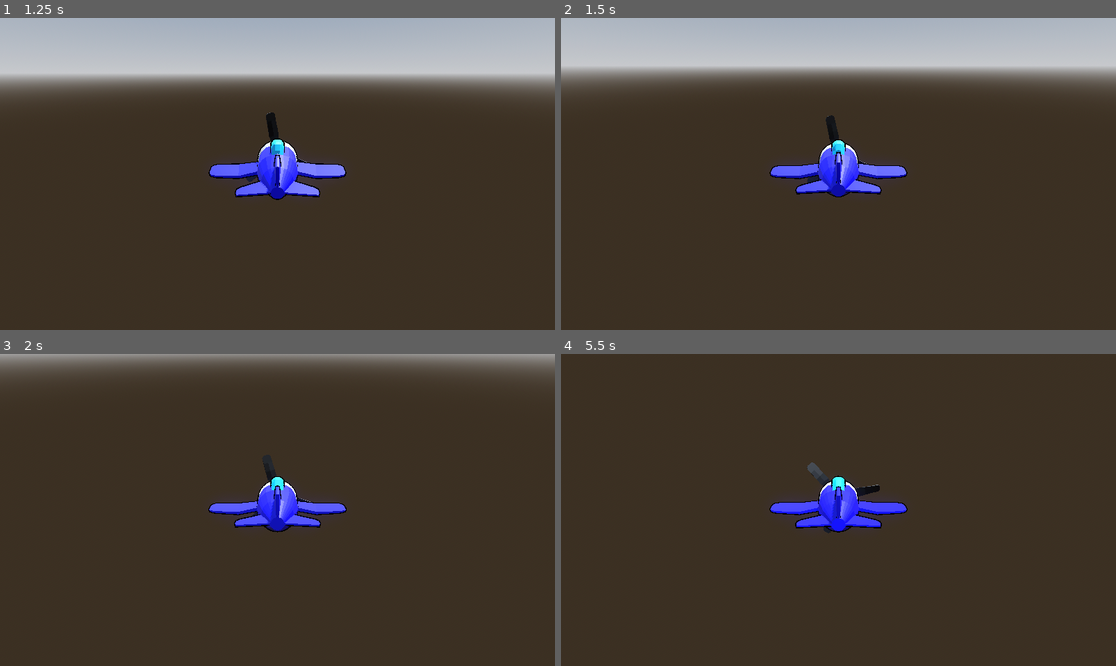
Above: before the commit, frames 1-4 (two rows, left to right).
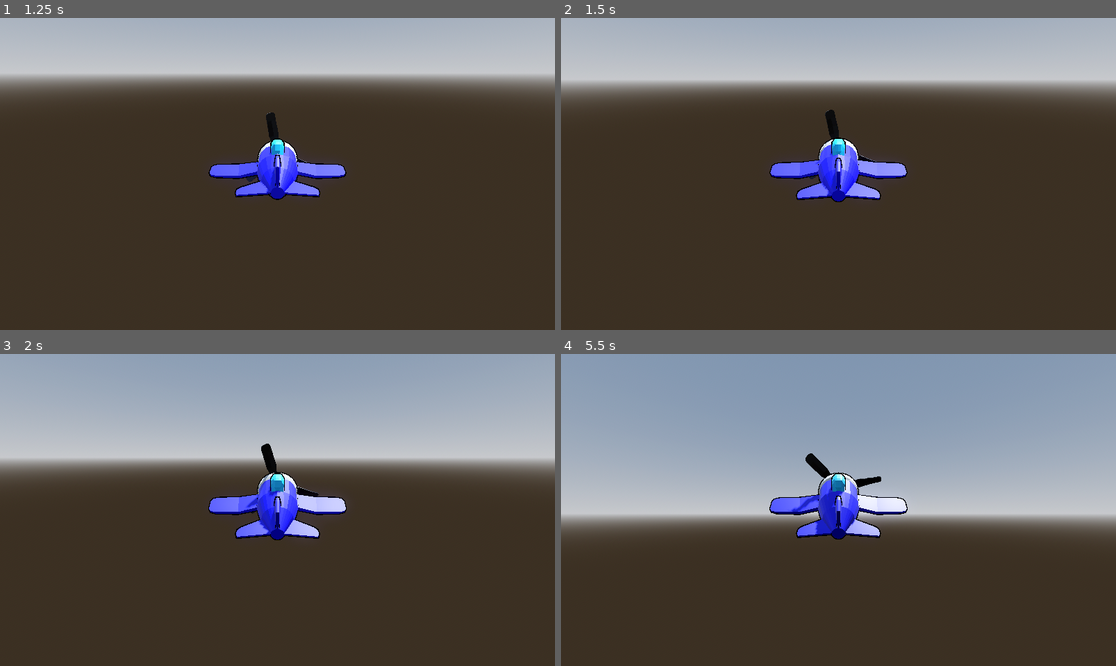
Above: after the commit, the same moments.

Repository: andresTapari/airplane_racing_game
Game: Godot game, scene res://scenes/main_lvl/main_lvl.tscn
The game is run twice, just before and just after one commit, with the same random seed, the same clock (stepped at 60 frames per second) and the same inputs.
Inputs:
- Up to frame 1 (1.25 s): hold Right (ui_right) from 0.53 s (still down)
- Up to frame 2 (1.5 s): release Right (ui_right) at 1.28 s; hold Down (ui_down) from 1.28 s (still down)
- Up to frame 3 (2 s): keep holding Down (ui_down)
- Up to frame 4 (5.5 s): release Down (ui_down) at 2.03 s; hold Right (ui_right) 2.03-2.78 s; hold Up (ui_up) 2.78-3.53 s; hold Left (ui_left) 3.53-5.03 s; hold Down (ui_down) from 5.03 s (still down)

Frame 1 is identical in both runs. In frame 2, 11% of the frame differs, in the area x 0-100%, y 16-60%; in frame 3, 41%; in frame 4, 57%, in the area x 0-100%, y 0-60%.

Commit message:
firware created

Diff:
--- a/esp32_airplane_race_game/air_plane_esp32/scenes/airplane/airplane.gd
+++ b/esp32_airplane_race_game/air_plane_esp32/scenes/airplane/airplane.gd
@@ -42,16 +42,16 @@
 
 	# Turn (roll/yaw) input
 	#turn_input = Input.get_axis("roll_right", "roll_left")
-	turn_input = Input.get_axis("ui_right", "ui_left")
+	turn_input = -Input.get_axis("ui_right", "ui_left")
 	if forward_speed <= 0.5:
 		turn_input = 0
 
 	# Pitch (climb/dive) input
 	pitch_input = 0
 	if not grounded:
-		pitch_input -= Input.get_action_strength("ui_down")
+		pitch_input += Input.get_action_strength("ui_down")
 	if forward_speed >= min_flight_speed:
-		pitch_input += Input.get_action_strength("ui_up")
+		pitch_input -= Input.get_action_strength("ui_up")
 #	pitch_input =  Input.get_axis("pitch_down", "pitch_up")
 
 func _physics_process(delta):
Not shown: 2 places in esp32_airplane_race_game/air_plane_esp32/scenes/airplane/airplane.tscn that only renumber resources
Not shown, added: firmware/firmware/.theia/launch.json
Not shown, added: firmware/firmware/data/ArduinoJoystickLibrary-master.zip
Not shown, added: firmware/firmware/firmware.ino
